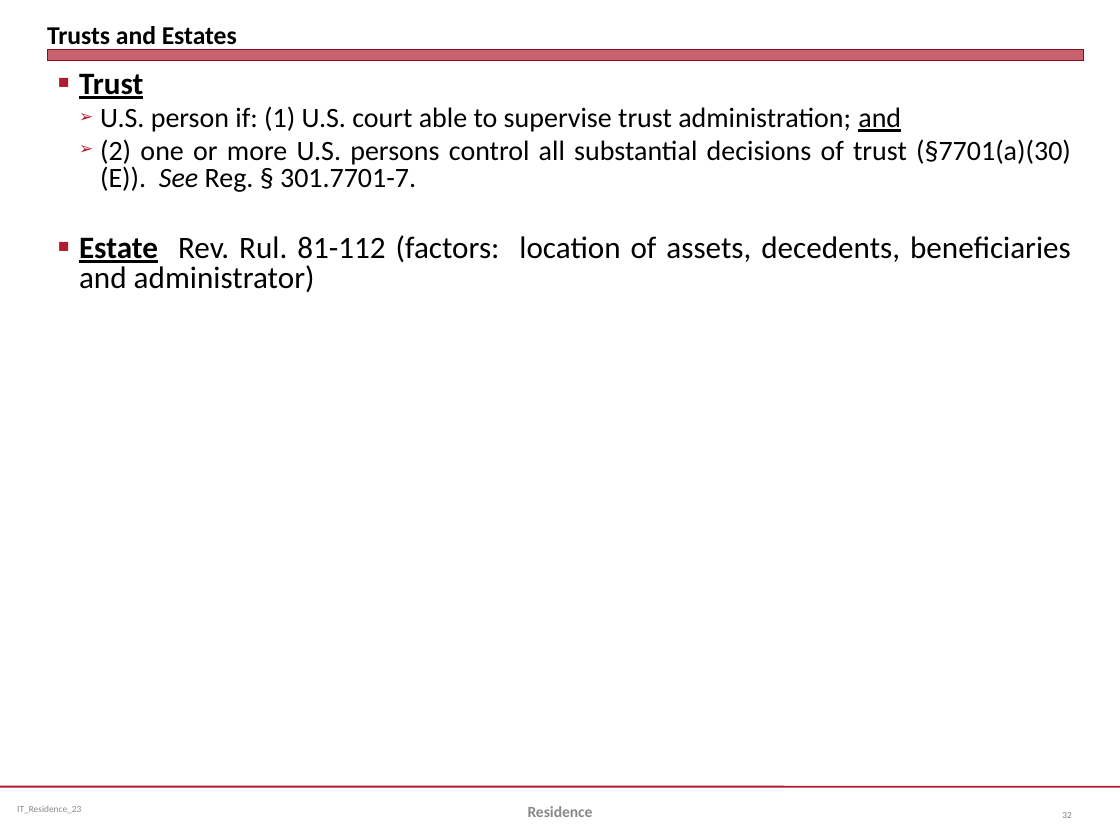
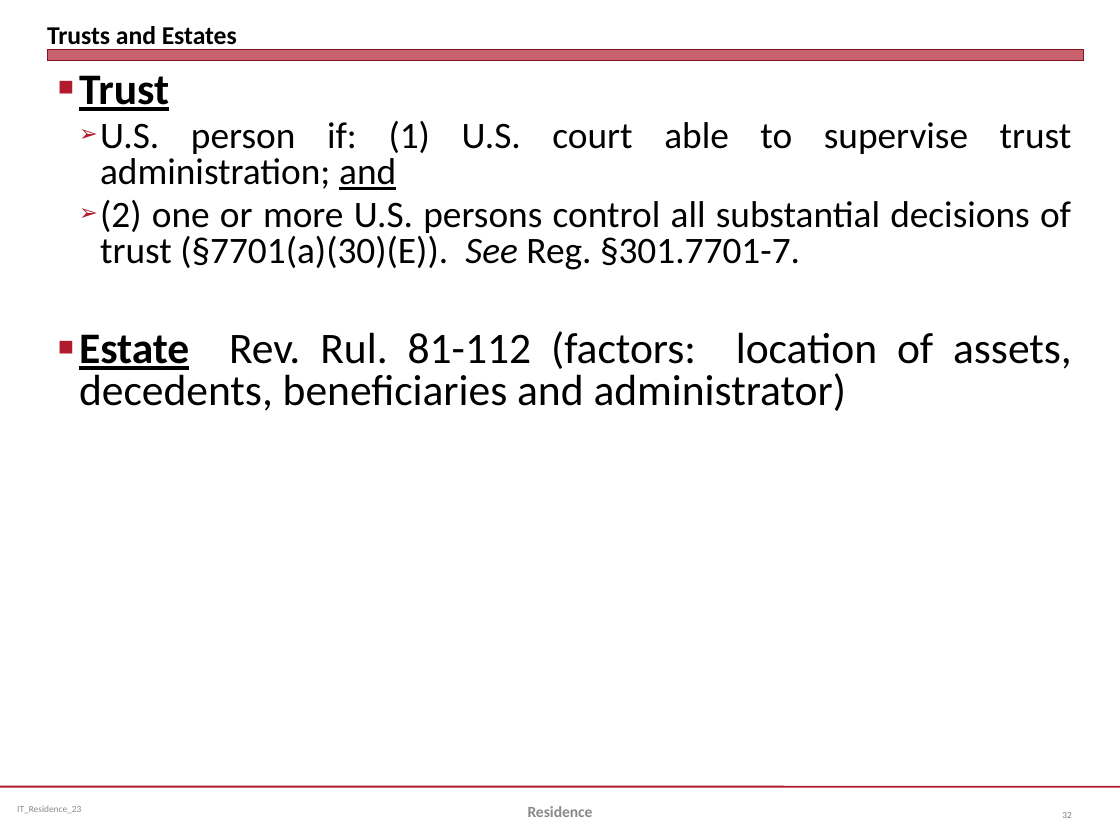
Before and after one commit to jmc877/International-Tax, a slide deck: slide 32 of slides/IT_Residence_23.pptx. Drawn at 1120x840 pixels with LibreOffice and Linux fonts; fonts in the diff are those of the drawing. Boxes give left, top, right and bottom in pixels: in the first picture for what was removed or moved away, otherwise in the second. Text is boxed around its words. In the diff, an @@ line names an element or a change of style, - is before the commit and + after.

```diff
--- a/slides/IT_Residence_23.pptx
+++ b/slides/IT_Residence_23.pptx
@@ text at (79,75,1072,411): size 20 to 28 pt in "Trust", "Estate Rev. Rul. 81-112 (factors: location of ..."; size 18 to 24 pt in "U.S. person if: (1) U.S. court able ..."; more space between paragraphs @@
@@ text at (100,200,1071,270): text changed; size 18 to 24 pt @@
-  ➢ (2) one or more U.S. persons control all substantial decisions of trust (§7701(a)(30)(E)). See Reg. § 301.7701-7.
+  ➢ (2) one or more U.S. persons control all substantial decisions of trust (§7701(a)(30)(E)). See Reg. §301.7701-7.
```
Also in this commit, not shown: 2 other slides changed, 1 slide added, 2 other files.
